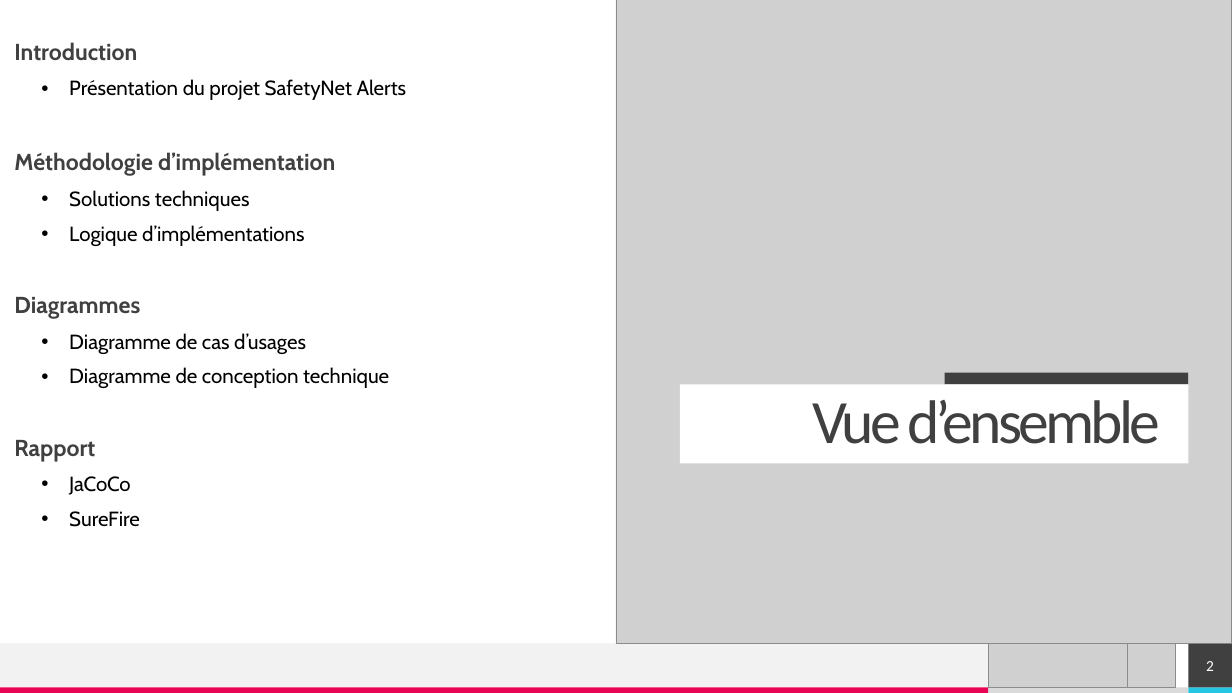
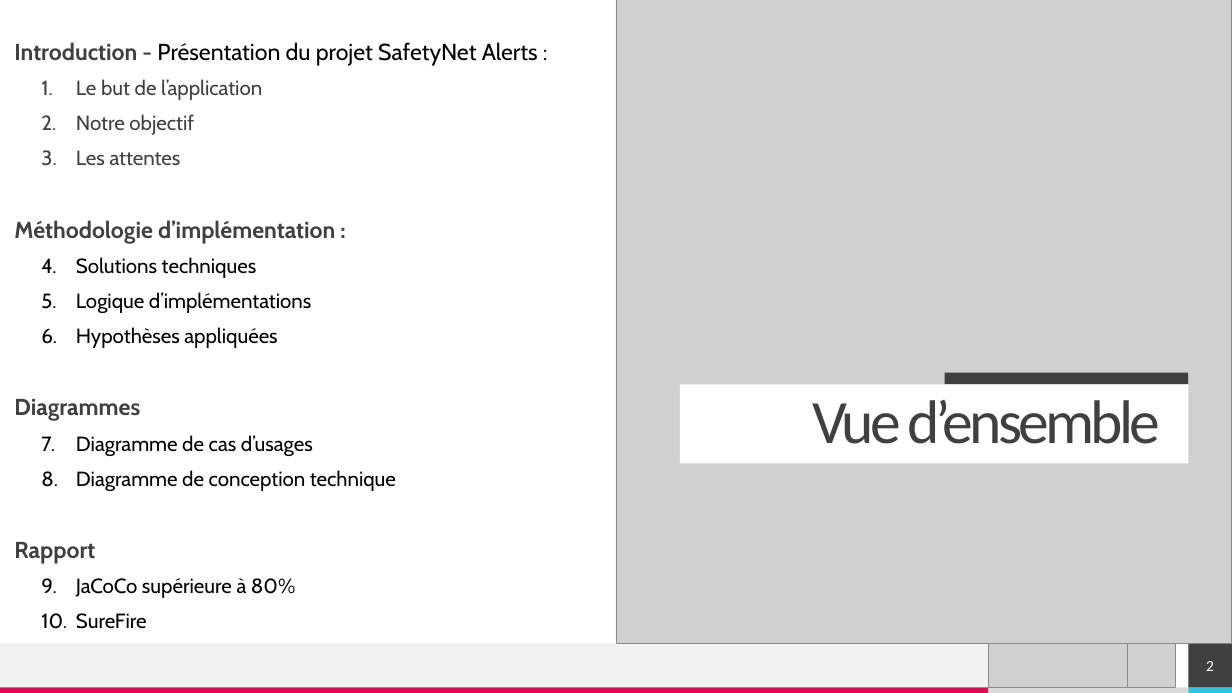
Before and after one commit to qbeAccountPro/alerts, a slide deck: slide 2 of Présentation de slides.pptx. Drawn at 1232x693 pixels with LibreOffice and Linux fonts; fonts in the diff are those of the drawing; grey boxes stand for pictures. Boxes give left, top, right and bottom in pixels: in the first picture for what was removed or moved away, otherwise in the second. Text is boxed around its words. In the diff, an @@ line names an element or a change of style, - is before the commit and + after.

```diff
--- a/Présentation de slides.pptx
+++ b/Présentation de slides.pptx
@@ text at box(14, 42, 538, 244): text changed; bold off @@
-Introduction
-  • Présentation du projet SafetyNet Alerts
-  Méthodologie d’implémentation
+Introduction - Présentation du projet SafetyNet Alerts :
+  1. Le but de l’application
+  2. Notre objectif
+  3. Les attentes
+  Méthodologie d’implémentation :
@@ text at box(76, 257, 396, 629): bullet • to 1. @@
@@ text at box(76, 327, 277, 348): paragraph added @@
+  3. Hypothèses appliquées
@@ text at box(76, 578, 295, 598): text changed @@
-  • JaCoCo
+  1. JaCoCo supérieure à 80%
```
Also in this commit, not shown: 7 other slides changed, 1 slide added.
